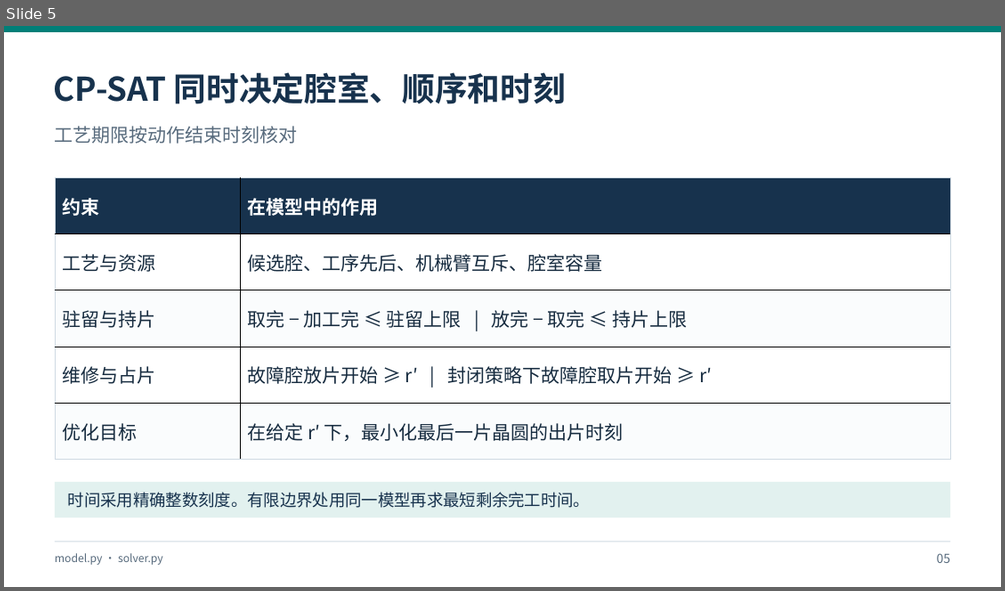
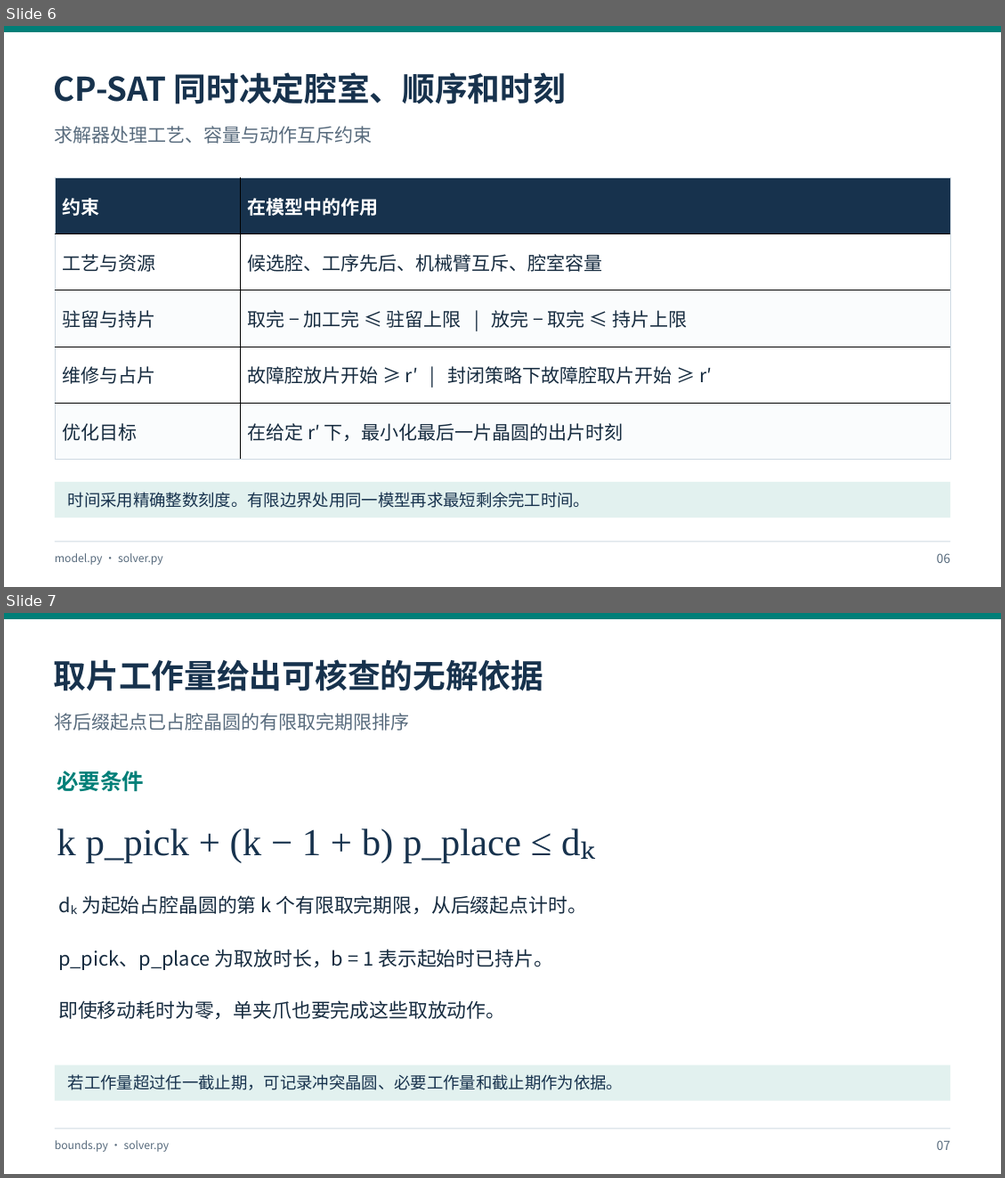
Before and after one commit to yanq458-tech/WaferSched-Agent, a slide deck: docs/presentations/v1.3.0-project-review/WaferSched-Agent_v1.3.0_研究汇报.pptx. Shown one above the other, each under a label of ours: slide 5 before the commit, slides 6 and 7 after it. The pictures are 1005x591 and 1005x1178 pixels, drawn with LibreOffice and Linux fonts; fonts in the diff are those of the drawing. Boxes give left, top, right and bottom in pixels: in the first picture for what was removed or moved away, otherwise in the second. Text is boxed around its words. In the diff, an @@ line names an element or a change of style, - is before the commit and + after.

```diff
--- a/docs/presentations/v1.3.0-project-review/WaferSched-Agent_v1.3.0_研究汇报.pptx
+++ b/docs/presentations/v1.3.0-project-review/WaferSched-Agent_v1.3.0_研究汇报.pptx
@@ slide 7 added at box(4, 613, 1001, 1174), background #FFFFFF @@
@@ rectangle added at box(4, 613, 1001, 619), fill #007F78 @@
@@ text added at box(54, 659, 543, 691), 31.5 pt, text #17324D, bold @@
+取片工作量给出可核查的无解依据
@@ text added at box(55, 713, 410, 730), 18 pt, text #586B7D @@
+将后缀起点已占腔晶圆的有限取完期限排序
@@ text added at box(57, 771, 144, 792), 21 pt, text #007F78, bold @@
+必要条件
@@ text added at box(57, 828, 595, 862), 36.8 pt, text #17324D @@
+k p_pick + (k − 1 + b) p_place ≤ dₖ
@@ text added at box(81, 895, 587, 914), 18.8 pt, text #162B3F @@
+dₖ 为起始占腔晶圆的第 k 个有限取完期限，从后缀起点计时。
@@ text added at box(58, 949, 553, 970), 18.8 pt, text #162B3F @@
+p_pick、p_place 为取放时长，b = 1 表示起始时已持片。
@@ text added at box(58, 1000, 505, 1019), 18.8 pt, text #162B3F @@
+即使移动耗时为零，单夹爪也要完成这些取放动作。
@@ rectangle added at box(55, 1064, 951, 1101), fill #E2F1EF @@
@@ text added at box(68, 1074, 623, 1090), 15.8 pt, text #17324D @@
+若工作量超过任一截止期，可记录冲突晶圆、必要工作量和截止期作为依据。
@@ rectangle added at box(55, 1128, 951, 1129), fill #CED9E2 @@
@@ text added at box(55, 1140, 170, 1151), 10.5 pt, text #586B7D @@
+bounds.py · solver.py
@@ text added at box(937, 1140, 951, 1150), 12 pt, text #586B7D @@
+07
@@ what was slide 5 is now slide 6 @@
@@ slide 6 changed as well @@
@@ text at box(55, 126, 372, 143): text changed @@
-工艺期限按动作结束时刻核对
+求解器处理工艺、容量与动作互斥约束
@@ text at box(937, 553, 951, 563): text changed @@
-05
+06
```
Also in this commit, not shown: 8 other slides changed, 7 other slides added, 2 slides removed, 7 other files.
